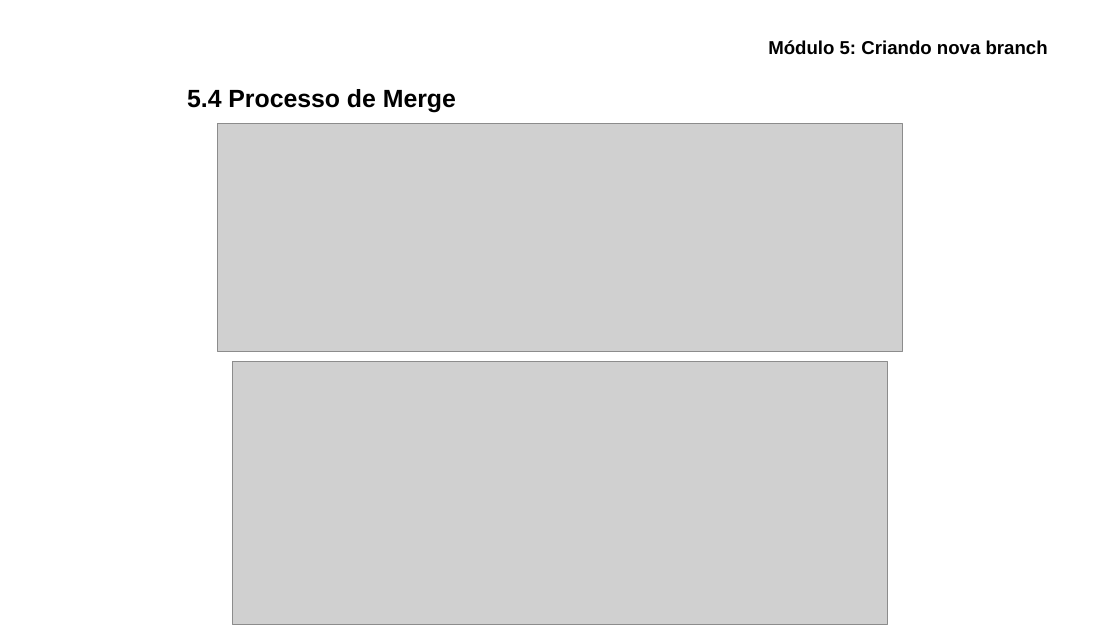
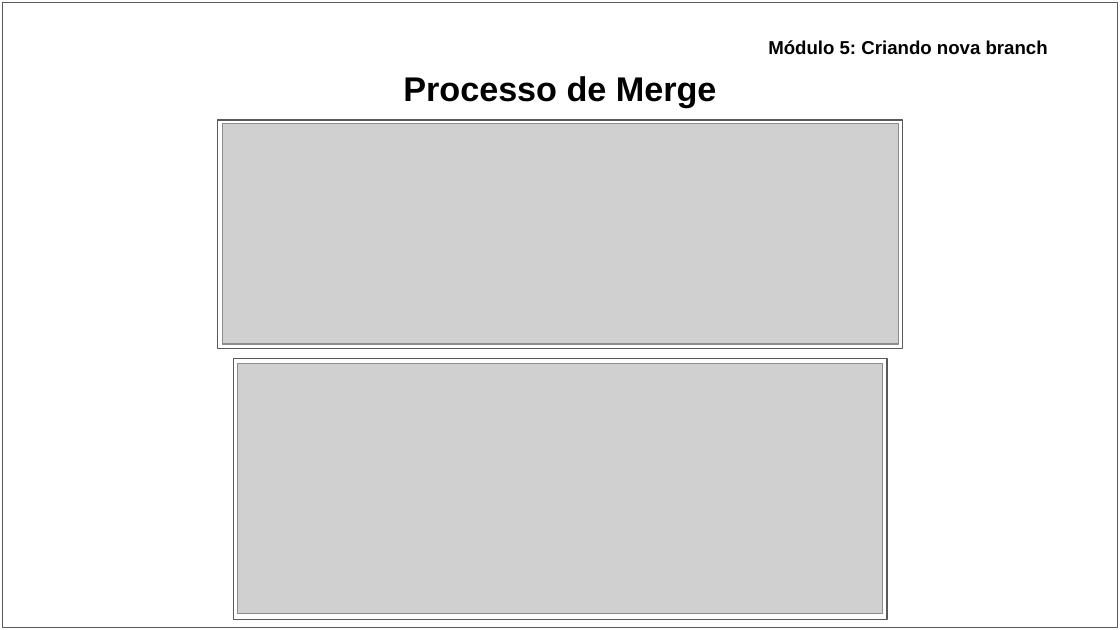
Before and after one commit to ryancunha13/Curso-Git-04, a slide deck: slide 25 of Materiais didáticos/Apresentação - Curso de Git_GitHub.pptx (slide 24 before the commit). Drawn at 1120x630 pixels with LibreOffice and Linux fonts; fonts in the diff are those of the drawing; grey boxes stand for pictures. Boxes give left, top, right and bottom in pixels: in the first picture for what was removed or moved away, otherwise in the second. Text is boxed around its words. In the diff, an @@ line names an element or a change of style, - is before the commit and + after.

```diff
--- a/Materiais didáticos/Apresentação - Curso de Git_GitHub.pptx
+++ b/Materiais didáticos/Apresentação - Curso de Git_GitHub.pptx
@@ rectangle added at bbox=[2, 2, 1118, 627], fill #FFFFFF, outline #595959 0.75 pt @@
@@ title at bbox=[403, 76, 717, 108]: text changed; size 16 to 22 pt @@
-5.4 Processo de Merge
+Processo de Merge
@@ rectangle added at bbox=[217, 120, 903, 348], fill #FFFFFF, outline #595959 0.75 pt @@
@@ picture: place and size @@
-picture at bbox=[217, 123, 903, 351]
+picture at bbox=[222, 123, 898, 344]
@@ rectangle added at bbox=[234, 358, 887, 619], fill #FFFFFF, outline #595959 0.75 pt @@
@@ picture: place and size @@
-picture at bbox=[233, 362, 888, 625]
+picture at bbox=[237, 364, 883, 614]
```
Also in this commit, not shown: 38 other slides changed, 9 slides added, 3 other files.
